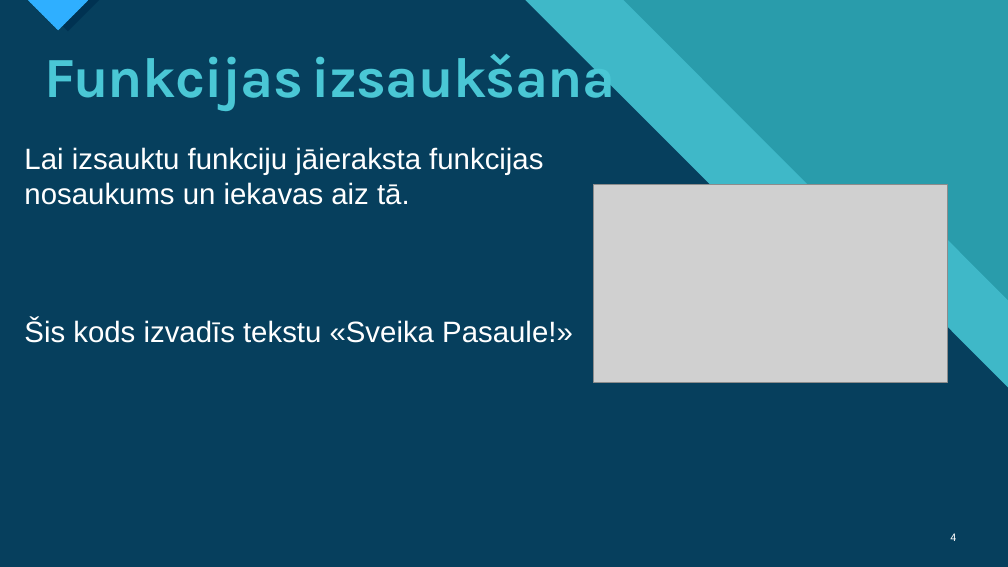
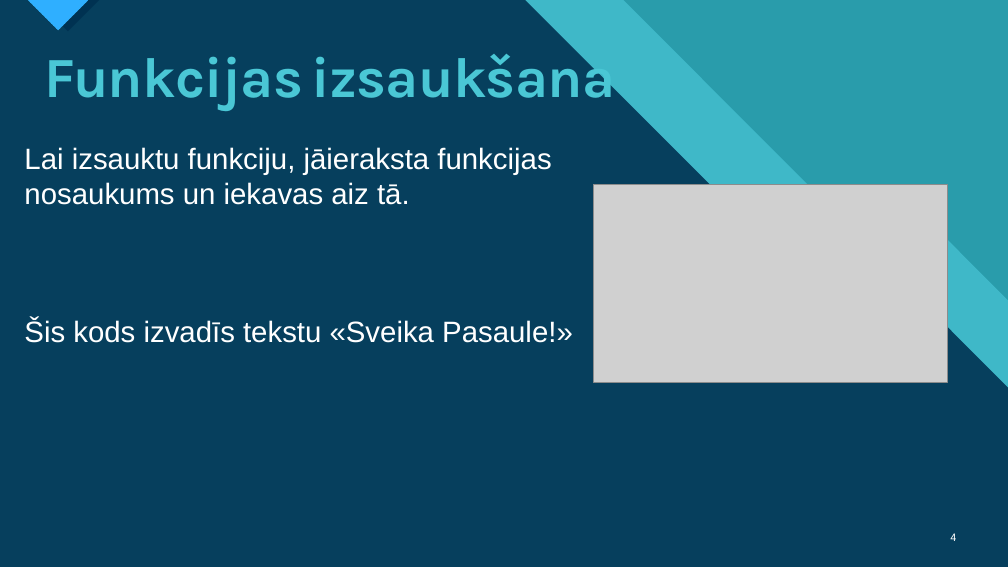
Before and after one commit to Klavinsnemakprogrammet/GalaEksamens2.Kurss, a slide deck: slide 4 of Python Funkcijas.pptx. Drawn at 1008x567 pixels with LibreOffice and Linux fonts; fonts in the diff are those of the drawing; grey boxes stand for pictures. Boxes give left, top, right and bottom in pixels: in the first picture for what was removed or moved away, otherwise in the second. Text is boxed around its words. In the diff, an @@ line names an element or a change of style, - is before the commit and + after.

```diff
--- a/Python Funkcijas.pptx
+++ b/Python Funkcijas.pptx
@@ text at [24,147,551,205]: text changed @@
-Lai izsauktu funkciju jāieraksta funkcijas nosaukums un iekavas aiz tā.
+Lai izsauktu funkciju, jāieraksta funkcijas nosaukums un iekavas aiz tā.
```
Also in this commit, not shown: 10 other slides changed, 1 other file.
